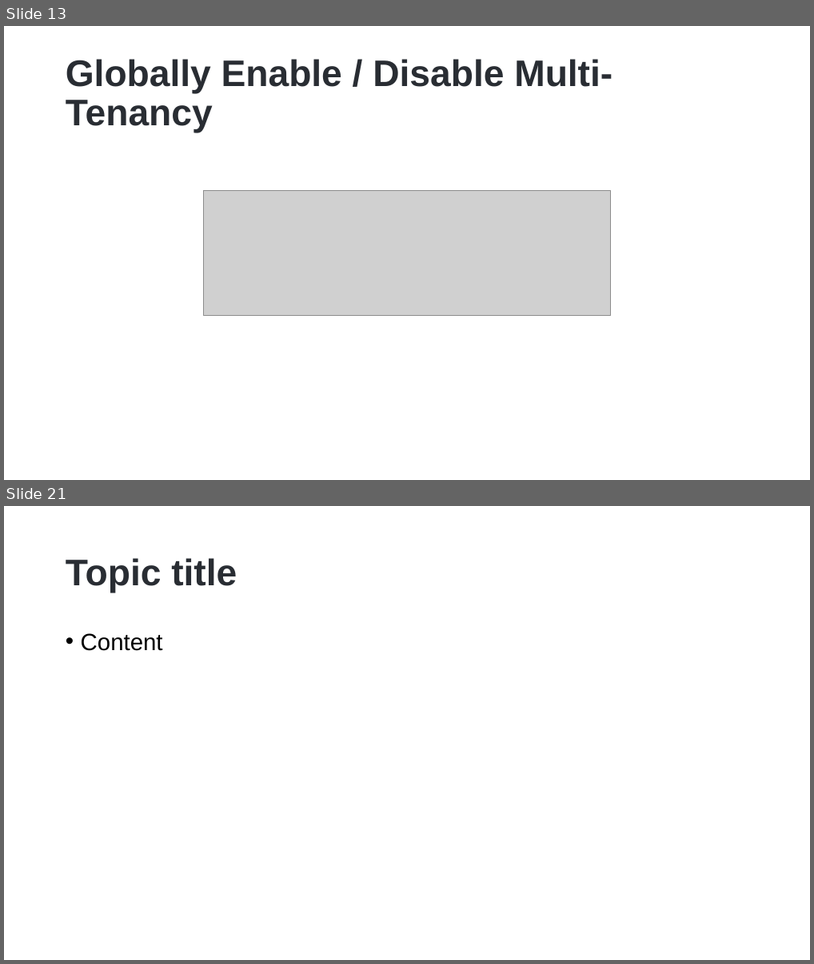
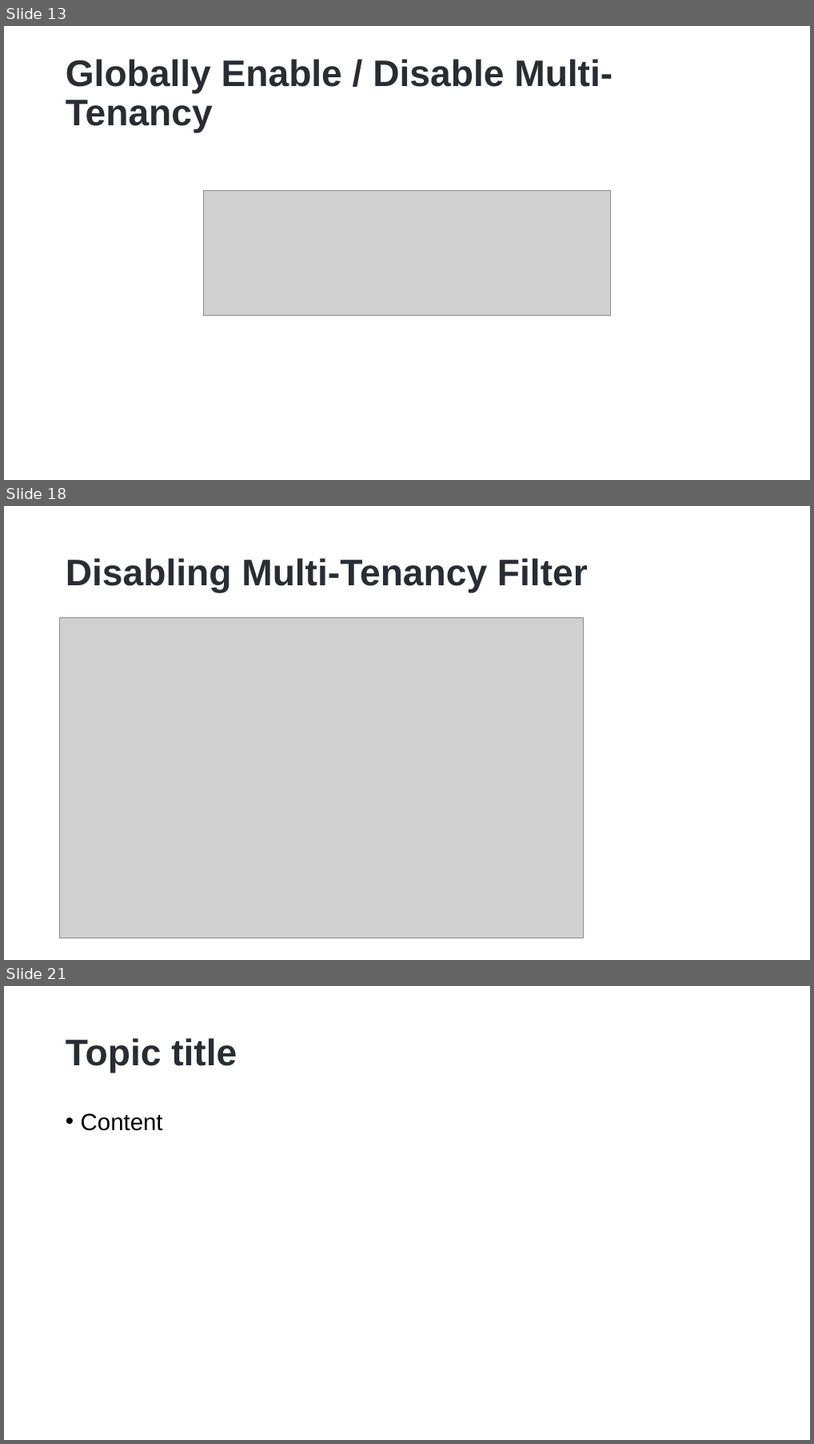
Before and after one commit to hikalkan/presentations, a slide deck: 2023-01-17 Dotnet Foundation Summit 2023/ABP Multi-Tenancy.pptx. Shown one above the other, each under a label of ours: slides 13 and 21 before the commit, slides 13, 18 and 21 after it; the slides between them are not shown. The pictures are 814x964 and 814x1444 pixels, drawn with LibreOffice and Linux fonts; fonts in the diff are those of the drawing; grey boxes stand for pictures; background and template pictures are left out. Boxes give left, top, right and bottom in pixels: in the first picture for what was removed or moved away, otherwise in the second. Text is boxed around its words. In the diff, an @@ line names an element or a change of style, - is before the commit and + after.

Commit message:
Update presentation: ABP Multi-Tenancy

```diff
--- a/2023-01-17 Dotnet Foundation Summit 2023/ABP Multi-Tenancy.pptx
+++ b/2023-01-17 Dotnet Foundation Summit 2023/ABP Multi-Tenancy.pptx
@@ slide 18 added at (4, 506, 810, 960), background picture (left out) @@
@@ title added at (66, 558, 588, 593), 44 pt, text #292D33, bold @@
+Disabling Multi-Tenancy Filter
@@ picture added at (60, 618, 583, 938) @@
```
Also in this commit, not shown: 1 slide changed, 5 other slides added, 6 slides removed, 1 other file.
